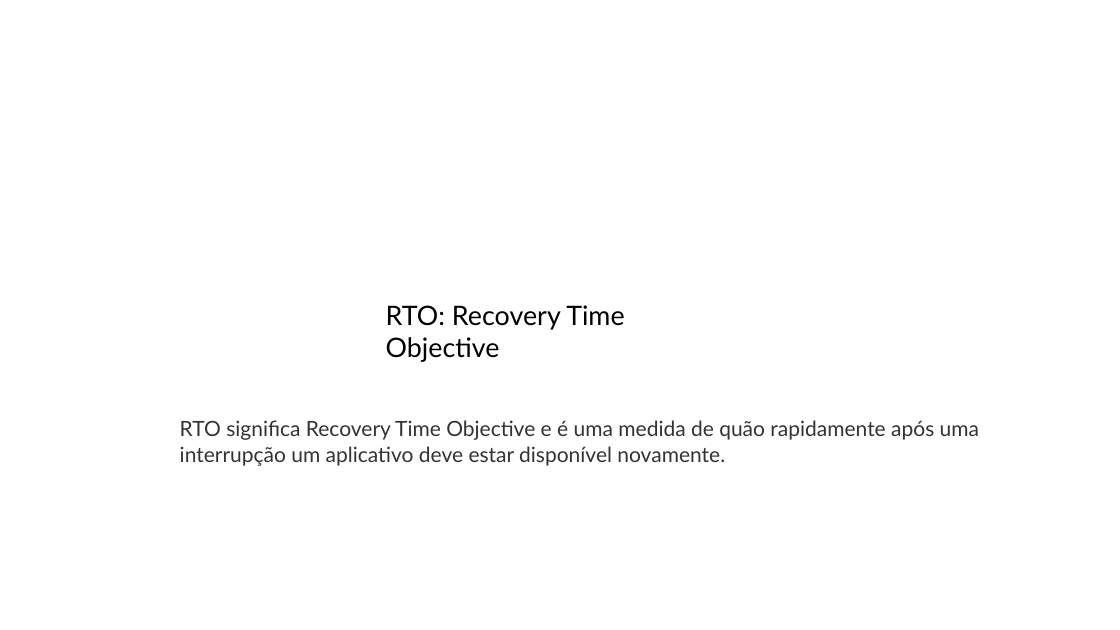
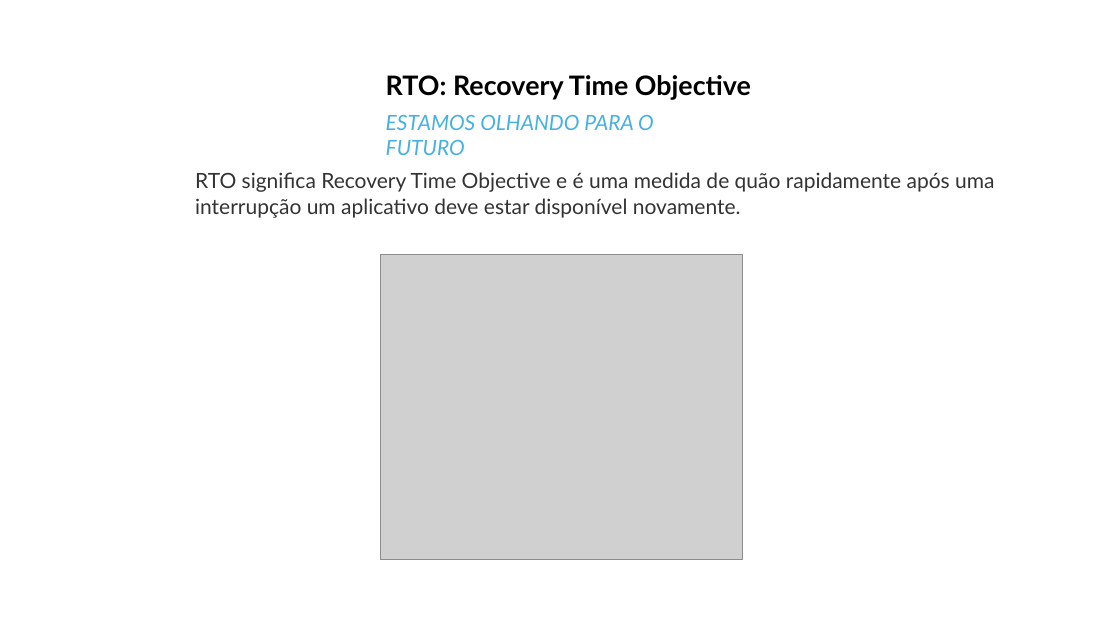
Before and after one commit to marcelomamorim/preparation-solutions-architect-associate, a slide deck: slide 12 of assets/slides/Semana5.pptx (slide 11 before the commit). Drawn at 1120x630 pixels with LibreOffice and Linux fonts; fonts in the diff are those of the drawing; grey boxes stand for pictures. Boxes give left, top, right and bottom in pixels: in the first picture for what was removed or moved away, otherwise in the second. Text is boxed around its words. In the diff, an @@ line names an element or a change of style, - is before the commit and + after.

```diff
--- a/assets/slides/Semana5.pptx
+++ b/assets/slides/Semana5.pptx
@@ text "RTO: Recovery Time Objective": place and size @@
-text "RTO: Recovery Time Objective" at bbox=[386, 305, 624, 362]
+text "RTO: Recovery Time Objective" at bbox=[386, 75, 751, 100]
@@ text "RTO: Recovery Time Objective" at bbox=[386, 75, 751, 100]: bold on @@
@@ text added at bbox=[386, 115, 654, 155], 18 pt, text #46B1E1, italic @@
+ESTAMOS OLHANDO PARA O FUTURO
@@ text "RTO significa Recovery Time Objective ...": place and size @@
-text "RTO significa Recovery Time Objective ..." at bbox=[180, 420, 979, 466]
+text "RTO significa Recovery Time Objective ..." at bbox=[195, 172, 994, 218]
@@ picture added at bbox=[381, 255, 743, 560] @@
```
Also in this commit, not shown: 1 other slide changed, 2 slides added, 2 slides removed, 19 other files.
